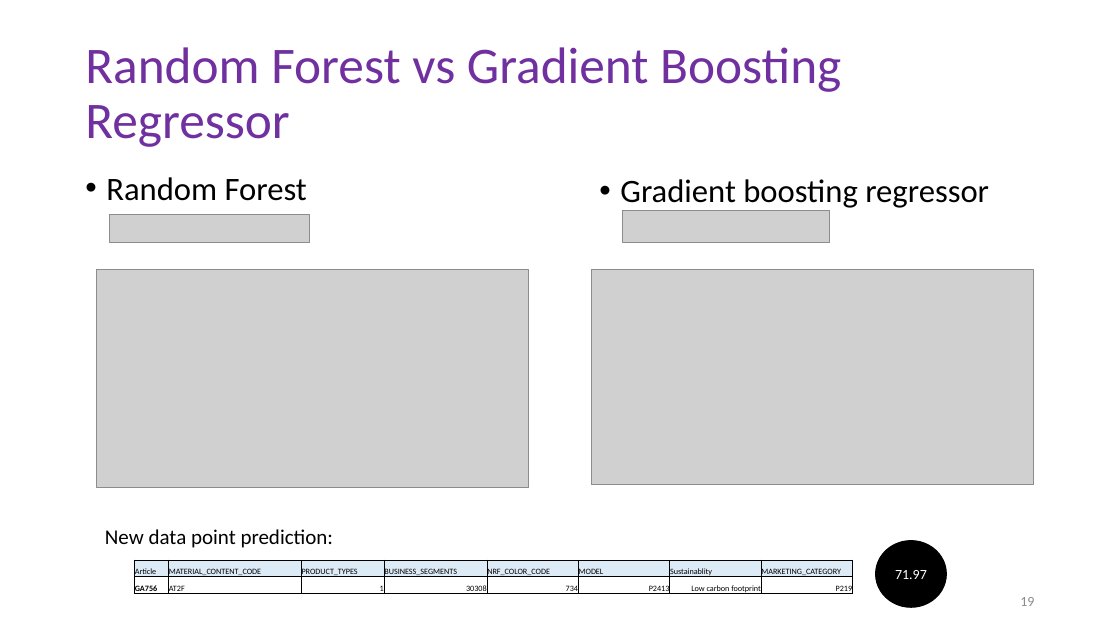
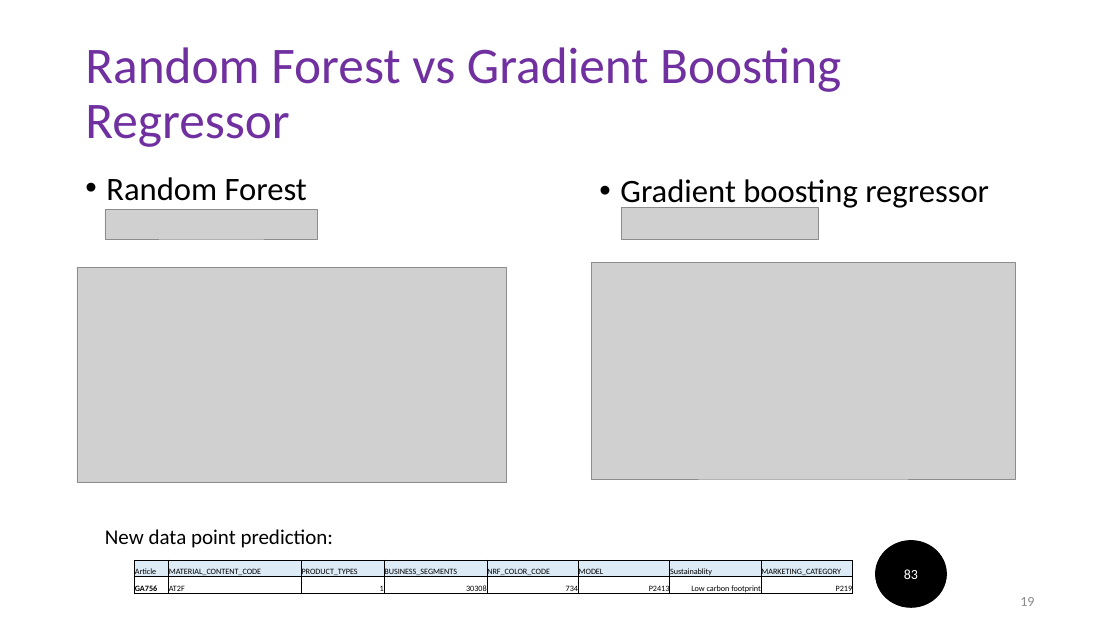
Before and after one commit to garima26/thebrand, a slide deck: slide 19 of The Brand.pptx. Drawn at 1120x630 pixels with LibreOffice and Linux fonts; fonts in the diff are those of the drawing; grey boxes stand for pictures. Boxes give left, top, right and bottom in pixels: in the first picture for what was removed or moved away, otherwise in the second. Text is boxed around its words. In the diff, an @@ line names an element or a change of style, - is before the commit and + after.

```diff
--- a/The Brand.pptx
+++ b/The Brand.pptx
@@ picture: place and size @@
-picture at (110,214,310,242)
+picture at (105,209,318,239)
@@ picture: place and size @@
-picture at (623,211,830,243)
+picture at (622,208,818,239)
@@ picture: place and size @@
-picture at (97,270,529,487)
+picture at (77,268,507,482)
@@ picture: place and size @@
-picture at (592,270,1034,485)
+picture at (592,263,1016,479)
@@ text in ellipse at (904,569,918,579): text changed @@
-71.97
+83
```
Also in this commit, not shown: 6 other files.
